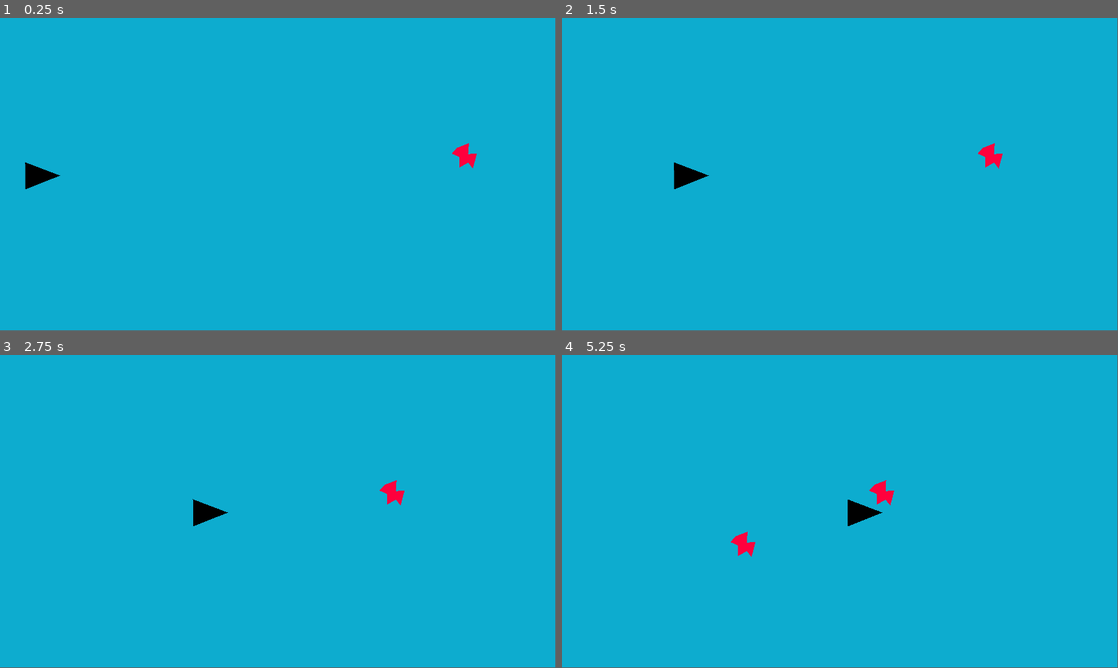
Above: before the commit, frames 1-4 (two rows, left to right).
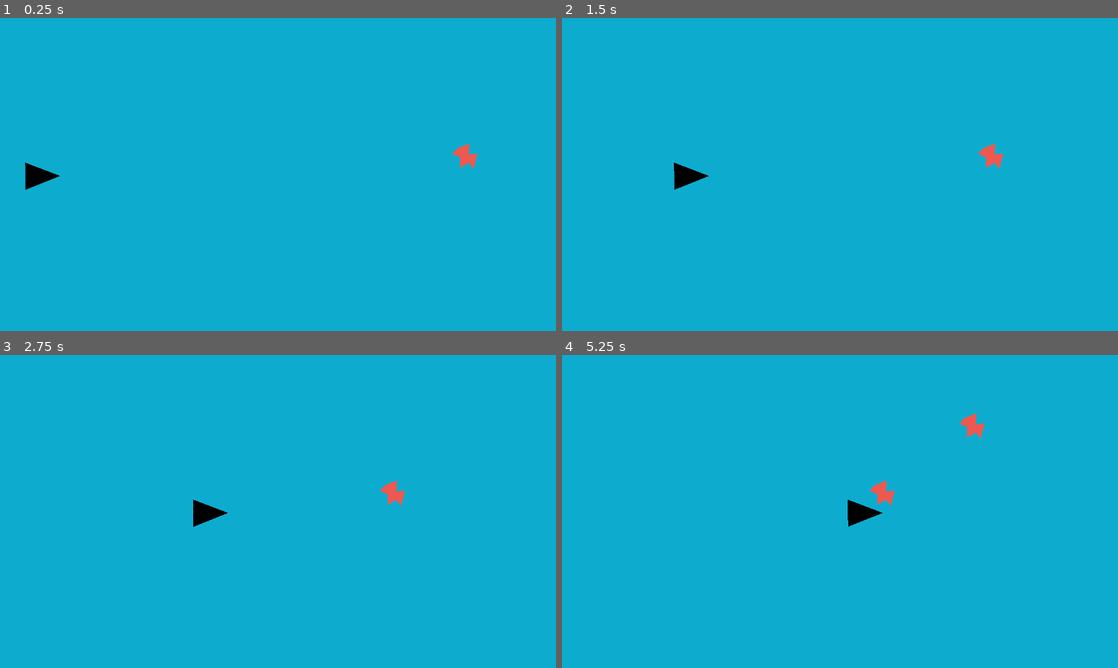
Above: after the commit, the same moments.

Repository: Yggdrasil938/Shattered
Game: Godot game, scene res://2d test scene.tscn
Two runs of this game, one before a commit and one after it. Both use one fixed random seed, a clock stepped at 60 frames per second and the inputs below.
Inputs:
- Up to frame 1 (0.25 s): no input
- Up to frame 2 (1.5 s): tap Enter at 0.5 s; hold Right (ui_move_right) 0.53-1.28 s
- Up to frame 3 (2.75 s): hold Right (ui_move_right) from 2.03 s (still down)
- Up to frame 4 (5.25 s): release Right (ui_move_right) at 3.53 s
In our replay, the window is 799x449 before the commit and 800x450 after it. These sizes can differ from the game's own. Grey fills any space a smaller window leaves; there, only what the larger window draws over its background counts as a difference.

The runs differ from the first frame. In frame 1, 0.2% of the frame differs, in the area x 4-86%, y 40-55%; in frame 2, 0.2%; in frame 3, 0.2%; in frame 4, 0.6%, in the area x 30-76%, y 18-65%.

Commit message:
adding scalable code for color changing mechanics

Diff:
--- a/bullet.gd
+++ b/bullet.gd
@@ -21,9 +21,3 @@
 func _process(delta: float) -> void:
 	global_position += direction * move_speed * delta
 	pass
-
-func _on_area_entered(body: Area2D) -> void:
-	_set_layer_color()
-	if body.is_in_group("enemies") && layer_color == 0:
-		queue_free()
-	pass # Replace with function body.
--- a/canvas_layer_2.gd
+++ b/canvas_layer_2.gd
@@ -15,16 +15,19 @@
 		print("created enemy")
 		get_tree().root.add_child(enemy_instance)
 		randomize()
-		var x_range = Vector2(100, 750)
-		var y_range = Vector2(100, 750)
+		var x_range = Vector2(1250, 1920)
+		var y_range = Vector2(50, 1030)
 
+		enemy_instance._get_layer_color(get_node("../CanvasLayer").layer_color)
 		var random_x = randi() % int(x_range[1]- x_range[0]) + 1 + x_range[0]
 		var random_y =  randi() % int(y_range[1]-y_range[0]) + 1 + y_range[0]
 		var random_pos = Vector2(random_x, random_y)
+		var random_color = randi_range(0, 1)
+		print(random_color)
+		enemy_instance._change_color(random_color)
 
-		#enemy_instance.get_node("Chip Sprite").set_color(blue)
 		position=random_pos
 		enemy_instance.global_position = position
-		enemy_instance._get_layer_color(get_node("../CanvasLayer").layer_color)
+
 		get_node("Enemy Spawn Timer").start()
 	pass
--- a/player.gd
+++ b/player.gd
@@ -46,10 +46,13 @@
 				p_velocity = Vector2.RIGHT.rotated(0) * 0
 				if rotation != 0:
 					p_sprite_rotation = - rotation / 2
+			elif Input.is_action_just_released("ui_move_right"):
+				p_velocity = Vector2.RIGHT.rotated(0) * p_move_speed
 			else:
 				p_velocity = Vector2.RIGHT.rotated(0) * p_move_speed
 			if rotation != 0:
 				p_sprite_rotation = - rotation / 2
+
 
 		"ui_move_left":
 			if Input.is_action_pressed("ui_move_up"):
--- a/project.godot
+++ b/project.godot
@@ -20,6 +20,8 @@
 window/size/viewport_width=1920
 window/size/viewport_height=1080
 window/size/initial_position_type=0
+window/size/extend_to_title=true
+window/stretch/mode="viewport"
 
 [global_group]
 
--- a/red chip.tscn
+++ b/red chip.tscn
@@ -11,7 +11,7 @@
 
 [node name="Chip Sprite" type="Polygon2D" parent="."]
 position = Vector2(1, -6)
-color = Color(1, 0, 0.243137, 1)
+color = Color(0.932369, 0.350295, 0.316703, 1)
 offset = Vector2(-359, -200)
 polygon = PackedVector2Array(340, 176, 322, 196, 349, 208, 349, 244, 379, 227, 395, 248, 409, 195, 379, 198, 381, 160)
 
--- a/red_chip.gd
+++ b/red_chip.gd
@@ -1,6 +1,7 @@
 extends Area2D
 var layer_color : float =  0
 @export var move_speed = 100
+var e_color = 0
 var direction = Vector2 (-1,0)
 
 # Called when the node enters the scene tree for the first time.
@@ -11,21 +12,32 @@
 # Called every frame. 'delta' is the elapsed time since the previous frame.
 func _process(delta: float) -> void:
 	global_position += direction * move_speed * delta
-	#print(layer_color)
 	pass
 
 func _get_layer_color(color_index: float) -> void:
 	layer_color = color_index
 	pass
 
-func _set_layer_color () -> void:
+func _change_color (spawn_color: int) -> void:
+	print(spawn_color)
+	match spawn_color:
+		1:
+			print("color is blue")
+			get_node("Chip Sprite").set_color("AQUA")
+			e_color = 1
+		0:
+			e_color = 0
+	pass
+
+func _check_layer_color () -> void:
 	layer_color = get_node("/root/Main/Camera2D/Control/CanvasLayer").layer_color
 	pass
 
 
 func _on_area_entered(body: Area2D) -> void:
-	_set_layer_color()
-	if body.is_in_group("bullets") && layer_color == 0:
+	_check_layer_color()
+	if body.is_in_group("bullets") && layer_color == e_color:
 		print("enemy hit!")
+		body.queue_free()
 		queue_free()
 	pass # Replace with function body.
